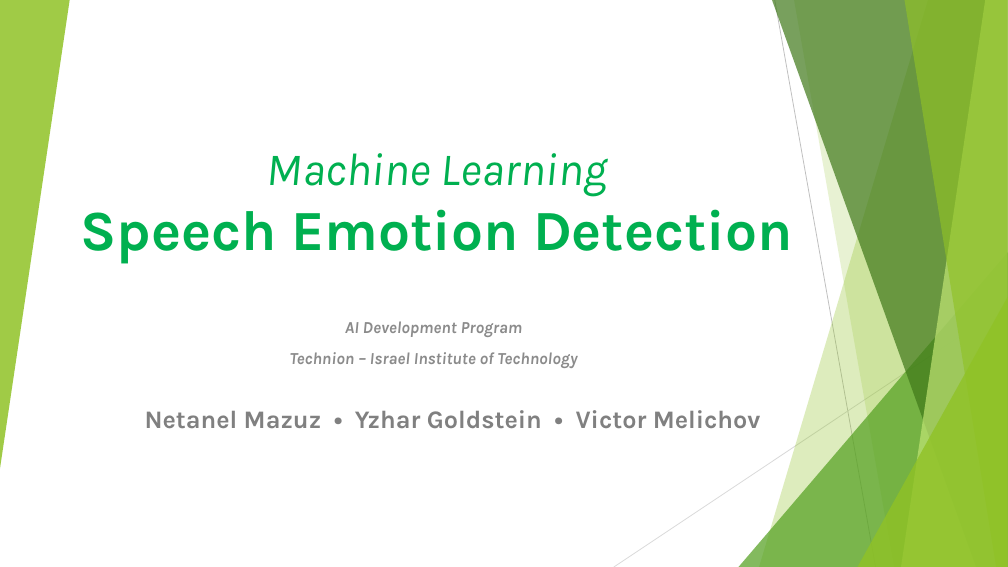
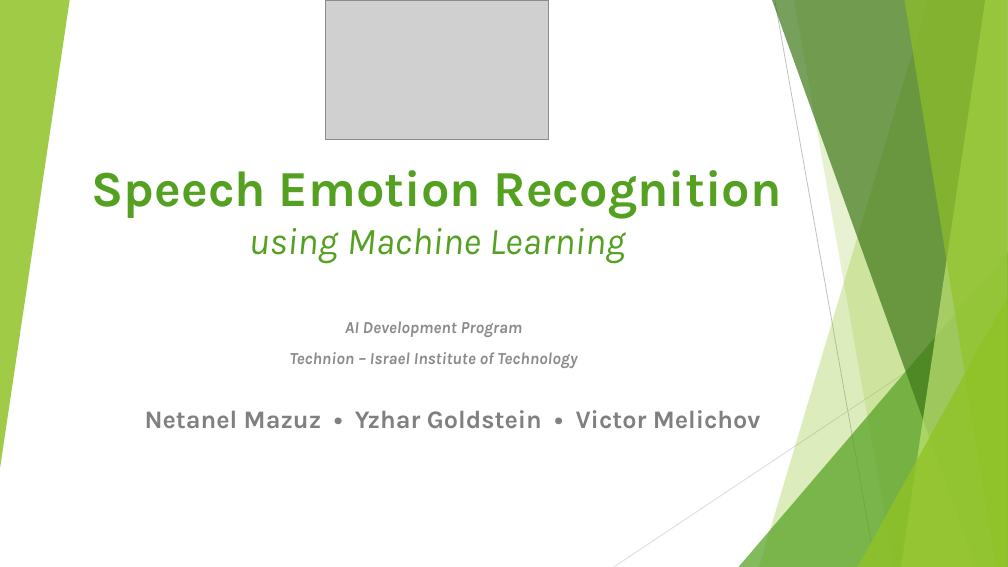
Before and after one commit to VictorMel/VoiceEmotionalAnalysis, a slide deck: slide 1 of Speech Emotion Detection.pptx. Drawn at 1008x567 pixels with LibreOffice and Linux fonts; fonts in the diff are those of the drawing; grey boxes stand for pictures. Boxes give left, top, right and bottom in pixels: in the first picture for what was removed or moved away, otherwise in the second. Text is boxed around its words. In the diff, an @@ line names an element or a change of style, - is before the commit and + after.

```diff
--- a/Speech Emotion Detection.pptx
+++ b/Speech Emotion Detection.pptx
@@ picture added at (x1=325, y1=0, x2=549, y2=139) @@
@@ title at (x1=92, y1=170, x2=782, y2=264): text changed; size 54 to 48 pt; text colour #00B050 to #54A021 @@
-Machine Learning
-Speech Emotion Detection
+Speech Emotion Recognition
+using Machine Learning
```
Also in this commit, not shown: 1 other slide changed, 4 slides added, 1 slide removed, 20 other files.
